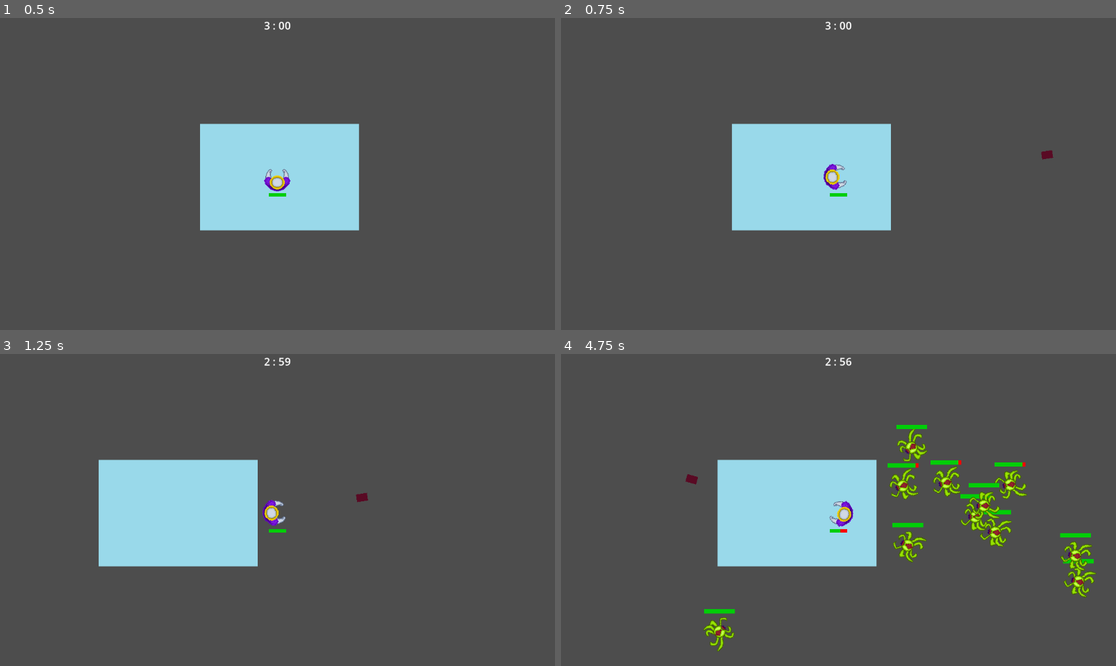
Above: before the commit, frames 1-4 (two rows, left to right).
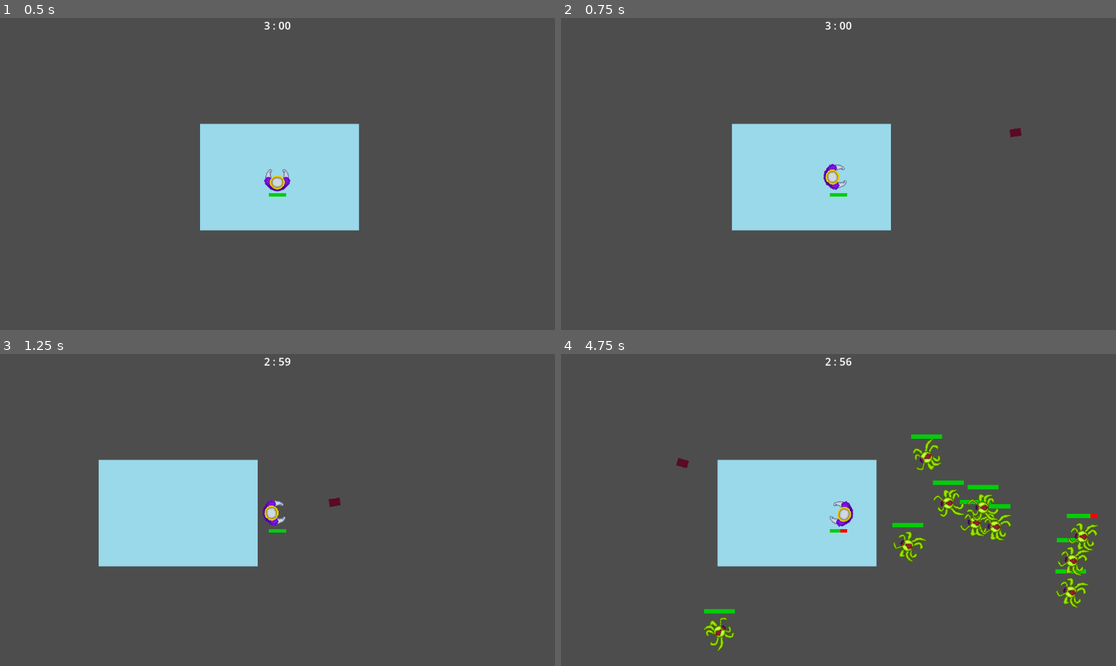
Above: after the commit, the same moments.

Repository: MichaelFar/Metalheads-and-Monarchs
Game: Godot game, scene res://Scenes/debug_ai_level.tscn
Two runs of this game, one before a commit and one after it. Both use one fixed random seed, a clock stepped at 60 frames per second and the inputs below.
Inputs (mouse positions are in pixels of both pictures, inside the frame that each line leads up to):
- Up to frame 1 (0.5 s): no input
- Up to frame 2 (0.75 s): tap Enter at 0.5 s; move the mouse to (960, 158) at 0.52 s; press the mouse at (960, 158) at 0.53 s; hold D (Right) from 0.53 s (still down)
- Up to frame 3 (1.25 s): keep holding D (Right); tap M (spawn) at 0.8 s
- Up to frame 4 (4.75 s): move the mouse to (727, 525) at 1.27 s; release D (Right) at 1.28 s; release the mouse at (727, 525) at 1.28 s; hold S (Down) 1.28-2.03 s; tap M (spawn) at 1.35, 2.3, 3.8, 4.35 s; click (727, 525) at 1.55 s; move the mouse to (894, 441) at 2.02 s; press the mouse at (894, 441) at 2.03 s; hold D (Right) 2.03-2.78 s; move the mouse to (810, 572) at 2.77 s; release the mouse at (810, 572) at 2.78 s; hold W (Up) 2.78-3.53 s; tap Mouse wheel down (Switch_weapon_down) at 2.85 s; click (810, 572) at 3.05 s; move the mouse to (1005, 556) at 3.52 s; hold A (Left) from 3.53 s (still down); tap Mouse wheel up (Switch_weapon_up) at 3.6 s; move the mouse to (672, 463) at 4.27 s; click (672, 463) at 4.55 s

Frame 1 is identical in both runs. In frame 2, 0.1% of the frame differs, in the area x 80-89%, y 35-46%; in frame 3, 0.1%; in frame 4, 4.1%, in the area x 20-97%, y 22-82%.

Commit message:
Michael wrote this btw, added bullet class, designed and implemented varying cooldowns, added check for kb, created smg bullets and shotgun bullets

Diff:
--- /dev/null
+++ b/Projectiles/bullet_2_test.tscn
@@ -0,0 +1,39 @@
+[gd_scene load_steps=5 format=3 uid="uid://l3vhofh4v40u"]
+
+[ext_resource type="Script" path="res://Scripts/bullet2test.gd" id="1_auyt3"]
+[ext_resource type="Texture2D" uid="uid://crqreufycqcyy" path="res://Sprites/testspriteplayer.png" id="2_wuwmo"]
+[ext_resource type="PackedScene" uid="uid://8r5df653l7cy" path="res://Scenes/hitbox.tscn" id="3_y48y2"]
+
+[sub_resource type="CapsuleShape2D" id="CapsuleShape2D_j3dtq"]
+radius = 8.0
+height = 24.0
+
+[node name="bullet2test" type="CharacterBody2D"]
+script = ExtResource("1_auyt3")
+damage = 3.0
+KBStrength = -1.0
+cooldown = 0.05
+has_KB = false
+
+[node name="Sprite2D" type="Sprite2D" parent="."]
+modulate = Color(0, 0.627451, 0.501961, 1)
+z_index = -1
+position = Vector2(-2.98023e-07, -0.5)
+rotation = 1.5708
+scale = Vector2(0.5, 0.71875)
+texture = ExtResource("2_wuwmo")
+
+[node name="Lifetime" type="Timer" parent="."]
+one_shot = true
+
+[node name="Hitbox" parent="." instance=ExtResource("3_y48y2")]
+collision_layer = 2
+collision_mask = 8
+
+[node name="CollisionShape2D" parent="Hitbox" index="0"]
+rotation = 1.5708
+shape = SubResource("CapsuleShape2D_j3dtq")
+
+[connection signal="area_entered" from="Hitbox" to="." method="area_entered"]
+
+[editable path="Hitbox"]
--- /dev/null
+++ b/Projectiles/shotgun_bullet.tscn
@@ -0,0 +1,38 @@
+[gd_scene load_steps=5 format=3 uid="uid://w0458b45c8wl"]
+
+[ext_resource type="Script" path="res://Scripts/shotgun_bullet.gd" id="1_t13q2"]
+[ext_resource type="Texture2D" uid="uid://crqreufycqcyy" path="res://Sprites/testspriteplayer.png" id="2_xidor"]
+[ext_resource type="PackedScene" uid="uid://8r5df653l7cy" path="res://Scenes/hitbox.tscn" id="3_4fma0"]
+
+[sub_resource type="CapsuleShape2D" id="CapsuleShape2D_xqjih"]
+radius = 8.0
+height = 24.0
+
+[node name="shotgun_bullet" type="CharacterBody2D"]
+script = ExtResource("1_t13q2")
+damage = 8.0
+spreadRange = 400.0
+KBStrength = 3.5
+
+[node name="Sprite2D" type="Sprite2D" parent="."]
+modulate = Color(0, 0.627451, 0.501961, 1)
+z_index = -1
+position = Vector2(-2.98023e-07, -0.5)
+rotation = 1.5708
+scale = Vector2(0.5, 0.71875)
+texture = ExtResource("2_xidor")
+
+[node name="Lifetime" type="Timer" parent="."]
+one_shot = true
+
+[node name="Hitbox" parent="." instance=ExtResource("3_4fma0")]
+collision_layer = 2
+collision_mask = 8
+
+[node name="CollisionShape2D" parent="Hitbox" index="0"]
+rotation = 1.5708
+shape = SubResource("CapsuleShape2D_xqjih")
+
+[connection signal="area_entered" from="Hitbox" to="." method="area_entered"]
+
+[editable path="Hitbox"]
--- a/Scenes/player.tscn
+++ b/Scenes/player.tscn
@@ -1,11 +1,13 @@
-[gd_scene load_steps=12 format=3 uid="uid://bctihlcscxsex"]
+[gd_scene load_steps=14 format=3 uid="uid://bctihlcscxsex"]
 
 [ext_resource type="Script" path="res://Scripts/player.gd" id="1_a1pkj"]
 [ext_resource type="Texture2D" uid="uid://byum858vjms7k" path="res://Sprites/Monarch 10_27.png" id="2_s88yn"]
 [ext_resource type="PackedScene" uid="uid://bo7atiusshn2u" path="res://Scenes/screen_text.tscn" id="3_s6lj3"]
 [ext_resource type="PackedScene" uid="uid://qsyon56njct6" path="res://Scenes/playerweapon_changer.tscn" id="4_5tbpb"]
 [ext_resource type="PackedScene" uid="uid://ccehvpa1qxbu8" path="res://Projectiles/bullet.tscn" id="4_k33jy"]
+[ext_resource type="PackedScene" uid="uid://l3vhofh4v40u" path="res://Projectiles/bullet_2_test.tscn" id="7_q17dw"]
 [ext_resource type="PackedScene" uid="uid://cscwrtnkcq8r5" path="res://Scenes/hurtbox.tscn" id="7_w5vy5"]
+[ext_resource type="PackedScene" uid="uid://3yymhdfn1svf" path="res://Scenes/shotgun_spawner.tscn" id="8_742ns"]
 [ext_resource type="PackedScene" uid="uid://ch5u5wujtbli8" path="res://Scenes/healthbar.tscn" id="8_h3l8k"]
 [ext_resource type="PackedScene" uid="uid://bmjjbqwr57nge" path="res://Scenes/spawner.tscn" id="9_5t8gu"]
 
@@ -62,7 +64,7 @@
 offset_bottom = 20.0
 
 [node name="Cooldown_timer" type="Timer" parent="."]
-wait_time = 0.291
+wait_time = 0.3
 one_shot = true
 
 [node name="Playerweapon_changer" parent="." node_paths=PackedStringArray("bulletsList", "cooldown_timer", "gun_offset") instance=ExtResource("4_5tbpb")]
@@ -71,7 +73,7 @@
 gun_offset = NodePath("../Graphics/Gun_offset")
 
 [node name="ResourcePreloader" type="ResourcePreloader" parent="."]
-resources = [PackedStringArray("bullet"), [ExtResource("4_k33jy")]]
+resources = [PackedStringArray("bullet", "bullet_2_test", "shotgun_spawner"), [ExtResource("4_k33jy"), ExtResource("7_q17dw"), ExtResource("8_742ns")]]
 
 [node name="Control" parent="." instance=ExtResource("8_h3l8k")]
 
--- a/Scenes/playerweapon_changer.tscn
+++ b/Scenes/playerweapon_changer.tscn
@@ -2,9 +2,6 @@
 
 [ext_resource type="Script" path="res://Scripts/Playerweapon_changer.gd" id="1_gyrn8"]
 
-[node name="Playerweapon_changer" type="Node2D" node_paths=PackedStringArray("bulletsList", "cooldown_timer", "gun_offset")]
+[node name="Playerweapon_changer" type="Node2D"]
 position = Vector2(0, 1)
 script = ExtResource("1_gyrn8")
-bulletsList = NodePath("")
-cooldown_timer = NodePath("")
-gun_offset = NodePath("")
--- /dev/null
+++ b/Scenes/shotgun_spawner.tscn
@@ -0,0 +1,6 @@
+[gd_scene load_steps=2 format=3 uid="uid://3yymhdfn1svf"]
+
+[ext_resource type="Script" path="res://Scripts/shotgun_spawner.gd" id="1_geugo"]
+
+[node name="shotgun_spawner" type="CharacterBody2D"]
+script = ExtResource("1_geugo")
--- a/Scripts/Playerweapon_changer.gd
+++ b/Scripts/Playerweapon_changer.gd
@@ -43,4 +43,5 @@
 	var p = current_weapon.instantiate()
 	Globals.currentLevel.add_child(p)
 	p.global_transform = gun_offset.global_transform
+	cooldown_timer.wait_time = p.cooldown
 	cooldown_timer.start()
--- /dev/null
+++ b/Scripts/bullet2test.gd
@@ -0,0 +1,14 @@
+extends bullet
+
+
+
+
+func area_entered(area):
+	if(area.name == "Hurtbox" || area.name == "obstacle"):
+		if(area.has_method("get_node_type")):
+			if(area.get_node_type() == 'enemy'):
+				queue_free()
+			elif(area.get_node_type() == 'player'):
+				return
+
+		queue_free()
--- a/Scripts/chase_ai.gd
+++ b/Scripts/chase_ai.gd
@@ -67,11 +67,11 @@
 
 func _on_hurtbox_area_entered(area):
 	if(area.name == "Hitbox" && !area.owner.has_method("get_node_type")):
-
+		var hasKB = area.get_parent().has_KB
 		print("Hit enemy")
 		health -= area.get_parent().damage
 		healthbar.value = health
-		velocity = area.transform.x * (max_speed * area.get_parent().KBStrength / 3.0)
+		velocity = area.transform.x * (max_speed * area.get_parent().KBStrength / 3.0) if hasKB else velocity
 		set_shader_time()
 		material.set_shader_parameter("applied", true)
 		KBFrames = 0
--- a/Scripts/playerbullet.gd
+++ b/Scripts/playerbullet.gd
@@ -1,9 +1,14 @@
 extends CharacterBody2D
+
+class_name bullet
+
 @export var speed = 2500
 
 @export var damage = 10.0
-@export var spreadRange : float = 500.0
+@export var spreadRange : float = 250
 @export var KBStrength = 0.5 #This is multiplied by the enemy's max speed to get knockback value
+@export var cooldown = 0.3
+@export var has_KB = true
 var yInfluence = 0.0
 var xInfluence = 0.0
 var influenceVector = Vector2.ZERO
@@ -18,7 +23,7 @@
 func _physics_process(delta):
 
 	velocity = transform.x * speed
-	velocity += influenceVector.normalized() * yInfluence
+	velocity += influenceVector
 	move_and_slide()
 
 func _on_lifetime_timeout():
--- /dev/null
+++ b/Scripts/shotgun_bullet.gd
@@ -0,0 +1,13 @@
+extends bullet
+
+
+
+func area_entered(area):
+	if(area.name == "Hurtbox" || area.name == "obstacle"):
+		if(area.has_method("get_node_type")):
+			if(area.get_node_type() == 'enemy'):
+				queue_free()
+			elif(area.get_node_type() == 'player'):
+				return
+
+		queue_free()
--- /dev/null
+++ b/Scripts/shotgun_spawner.gd
@@ -0,0 +1,18 @@
+extends CharacterBody2D
+
+var shotgun_bullet = null
+
+@export var cooldown = 0.60
+# Called when the node enters the scene tree for the first time.
+func _ready():
+	shotgun_bullet = preload("res://Projectiles/shotgun_bullet.tscn")
+
+	for i in range(3):
+
+		var bullet_scene = shotgun_bullet.instantiate()
+
+		Globals.currentLevel.add_child(bullet_scene)
+
+		bullet_scene.global_transform = Globals.player.graphics.global_transform
+
+		bullet_scene.look_at(get_global_mouse_position())
